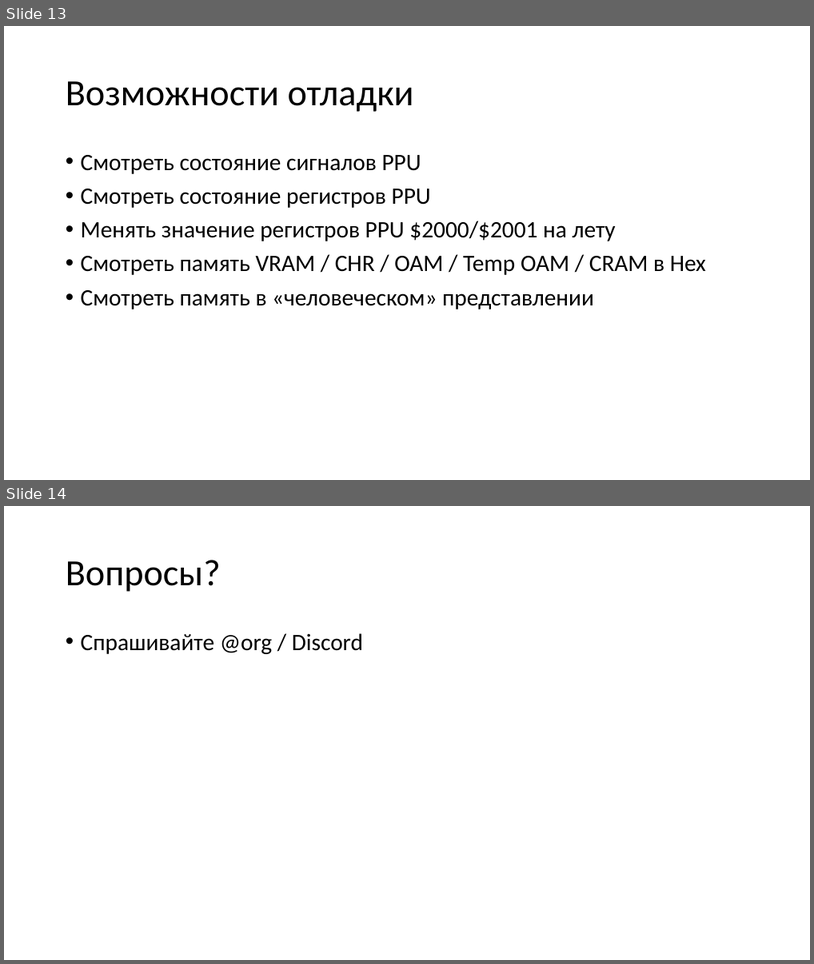
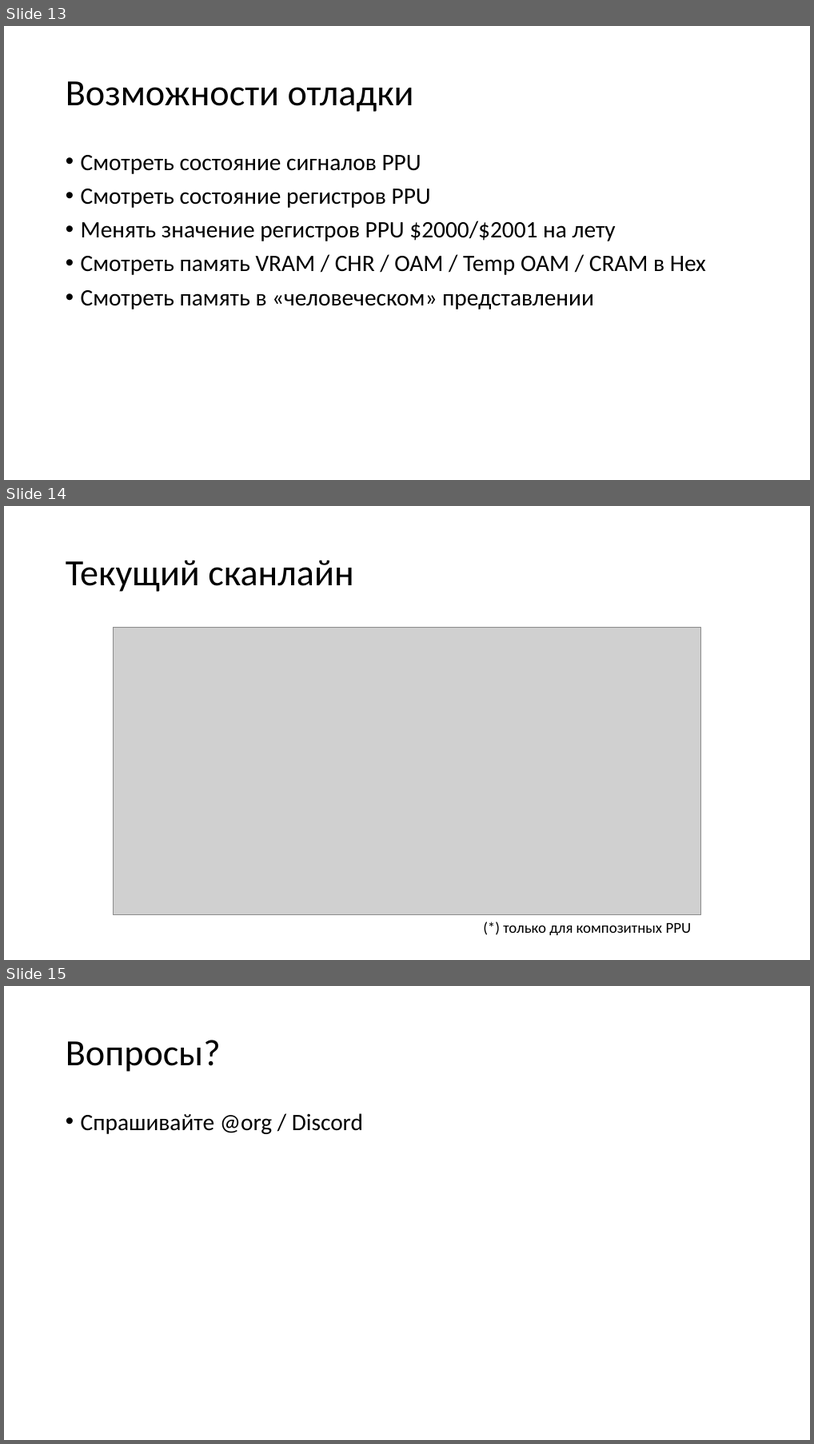
Before and after one commit to emu-russia/breaknes, a slide deck: UserManual/PPUPlayer/PPU_Player_Rus.pptx. Shown one above the other, each under a label of ours: slides 13 and 14 before the commit, slides 13, 14 and 15 after it. The pictures are 814x964 and 814x1444 pixels, drawn with LibreOffice and Linux fonts; fonts in the diff are those of the drawing; grey boxes stand for pictures. Boxes give left, top, right and bottom in pixels: in the first picture for what was removed or moved away, otherwise in the second. Text is boxed around its words. In the diff, an @@ line names an element or a change of style, - is before the commit and + after.

```diff
--- a/UserManual/PPUPlayer/PPU_Player_Rus.pptx
+++ b/UserManual/PPUPlayer/PPU_Player_Rus.pptx
@@ slide 14 added at (4,506,810,960), background #FFFFFF @@
@@ title added at (66,560,354,592), 44 pt, text #000000 @@
+Текущий сканлайн
@@ picture added at (113,627,702,915) @@
@@ text added at (503,923,692,935), 18 pt, text #000000 @@
+(*) только для композитных PPU
@@ what was slide 14 is now slide 15 @@
```
Also in this commit, not shown: 4 other files.
